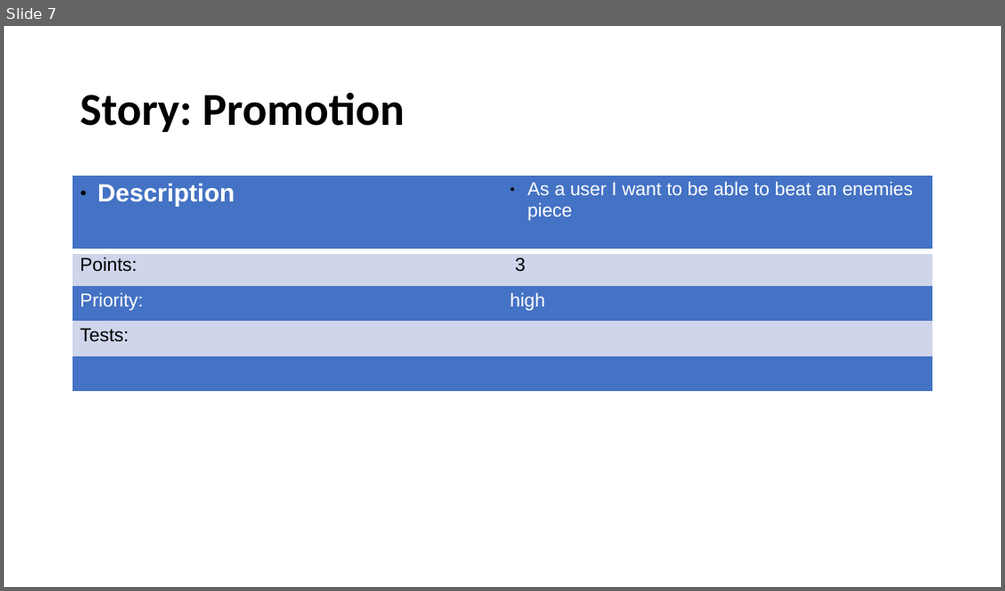
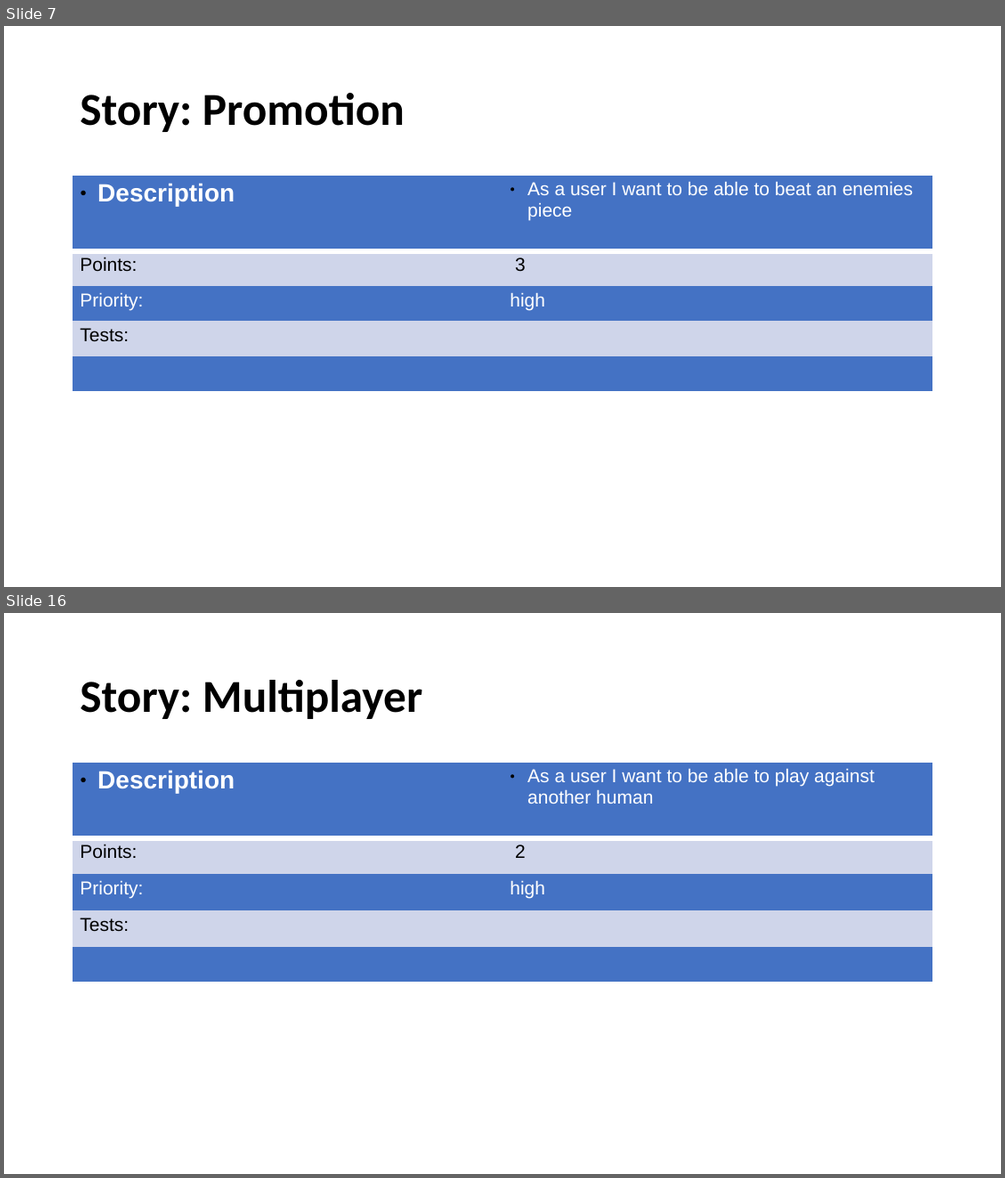
Before and after one commit to nolliebigspin/chess-game, a slide deck: docs/content/storycards/raw/Storycards.odp. Shown one above the other, each under a label of ours: slide 7 before the commit, slides 7 and 16 after it; the slides between them are not shown. The pictures are 1005x591 and 1005x1178 pixels, drawn with LibreOffice and Linux fonts; fonts in the diff are those of the drawing. Boxes give left, top, right and bottom in pixels: in the first picture for what was removed or moved away, otherwise in the second. Text is boxed around its words. In the diff, an @@ line names an element or a change of style, - is before the commit and + after.

Commit message:
update storycards

```diff
--- a/docs/content/storycards/raw/Storycards.odp
+++ b/docs/content/storycards/raw/Storycards.odp
@@ slide 16 added at bbox=[4, 613, 1001, 1174], background #FFFFFF @@
@@ title added at bbox=[80, 680, 422, 719], 44 pt, text #000000, bold @@
+Story: Multiplayer
@@ table added at bbox=[73, 763, 933, 982], 5 rows, 2 columns @@
+Description | As a user I want to be able to play against another human
+Points: | 2
+Priority: | high
+Tests: | 
+ | 
```
Also in this commit, not shown: 1 slide changed, 9 other slides added.
